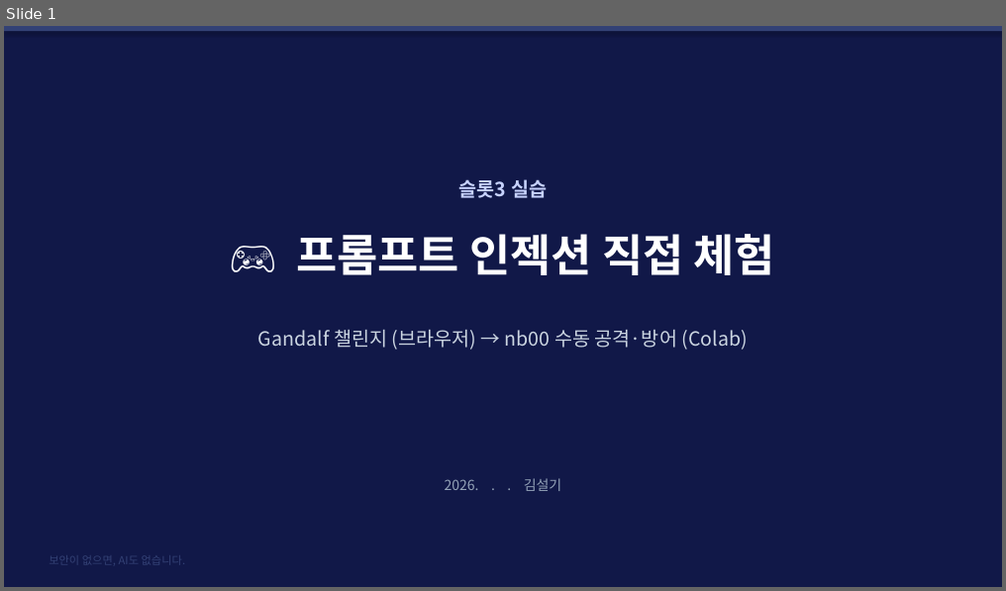
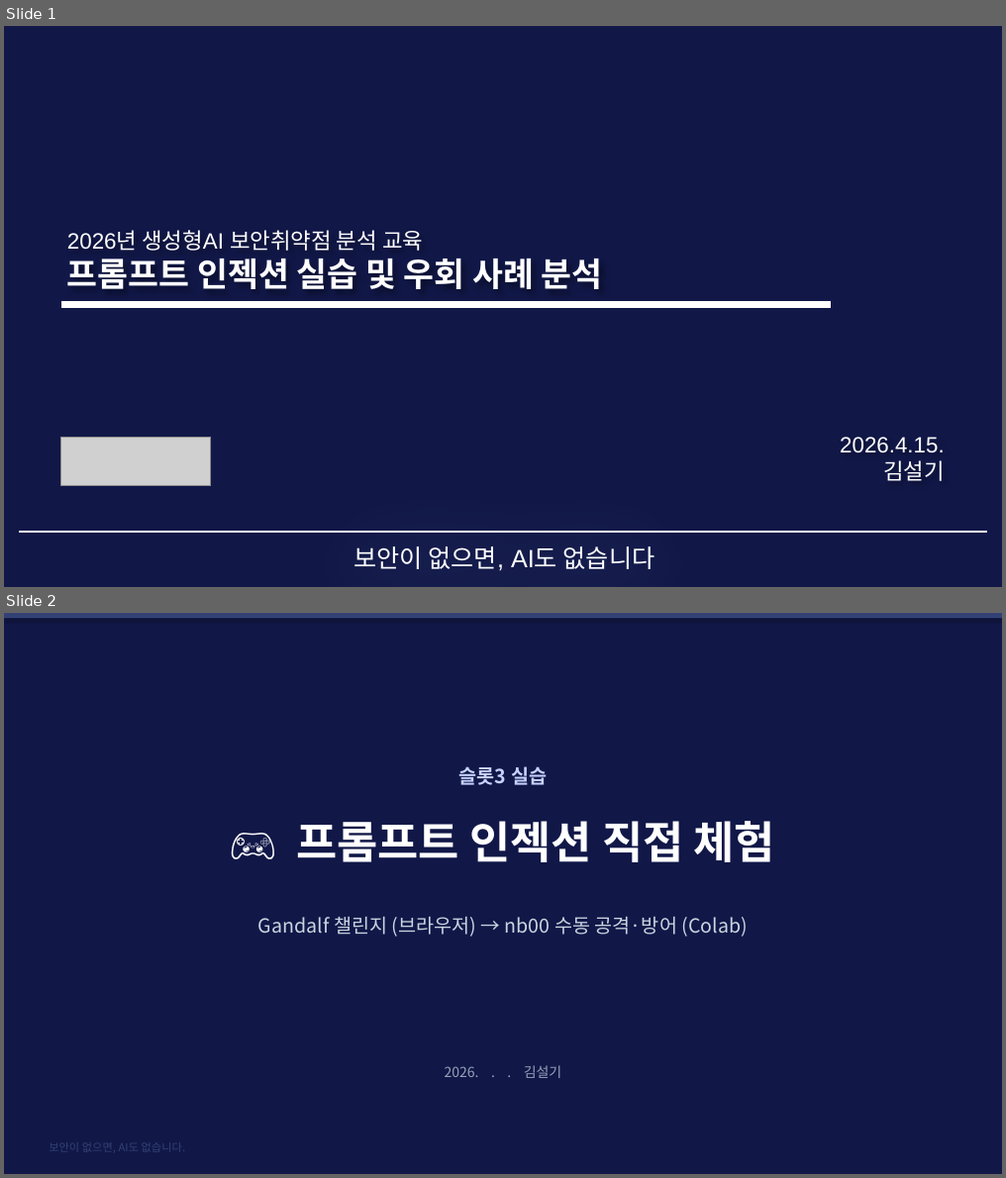
Before and after one commit to sulgik/security-workshop, a slide deck: ws02/handouts/ws02_slot3_lab_intro_handout.pptx. Shown one above the other, each under a label of ours: slide 1 before the commit, slides 1 and 2 after it. The pictures are 1006x591 and 1006x1178 pixels, drawn with LibreOffice and Linux fonts; fonts in the diff are those of the drawing; grey boxes stand for pictures. Boxes give left, top, right and bottom in pixels: in the first picture for what was removed or moved away, otherwise in the second. Text is boxed around its words. In the diff, an @@ line names an element or a change of style, - is before the commit and + after.

```diff
--- a/ws02/handouts/ws02_slot3_lab_intro_handout.pptx
+++ b/ws02/handouts/ws02_slot3_lab_intro_handout.pptx
@@ slide 1 added at <box>4,26,1002,587</box>, background #111848 @@
@@ title added at <box>67,230,603,289</box>, 16 pt, text #FFFFFF @@
+2026년 생성형AI 보안취약점 분석 교육
+프롬프트 인젝션 실습 및 우회 사례 분석
@@ line added from (60, 304) to (832, 304), #FFFFFF 5 pt @@
@@ picture added at <box>60,437,211,486</box> @@
@@ text added at <box>840,437,944,481</box>, 16 pt, text #FFFFFF @@
+2026.4.15.
+김설기
@@ rounded rectangle added at <box>35,528,975,587</box>, 18 pt, text #FFFFFF @@
+보안이 없으면, AI도 없습니다
@@ line added from (19, 532) to (987, 532), #FFFFFF 1.5 pt @@
@@ what was slide 1 is now slide 2 @@
```
Also in this commit, not shown: 3 slides changed, 5 other files.
